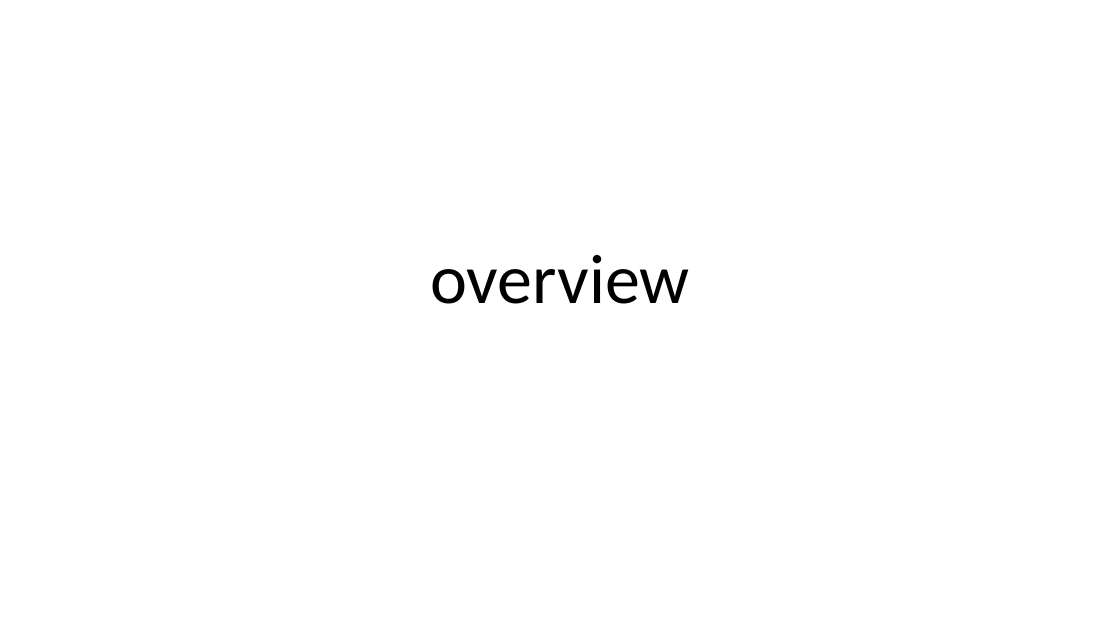
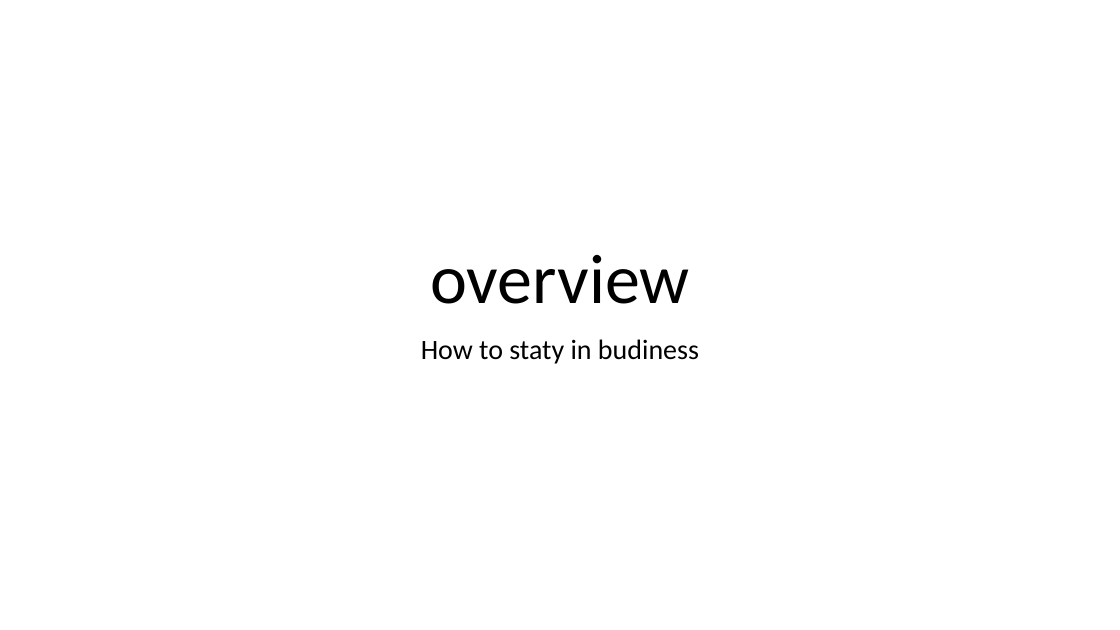
Before and after one commit to idiomatic-go/application-architecture, a slide deck: slide 1 of GO-Micro-Resources-Application.pptx. Drawn at 1120x630 pixels with LibreOffice and Linux fonts; fonts in the diff are those of the drawing. Boxes give left, top, right and bottom in pixels: in the first picture for what was removed or moved away, otherwise in the second. Text is boxed around its words. In the diff, an @@ line names an element or a change of style, - is before the commit and + after.

Commit message:
Updated resources

```diff
--- a/GO-Micro-Resources-Application.pptx
+++ b/GO-Micro-Resources-Application.pptx
@@ subtitle added at bbox=[421, 339, 699, 364], 24 pt, text #000000 @@
+How to staty in budiness
```
